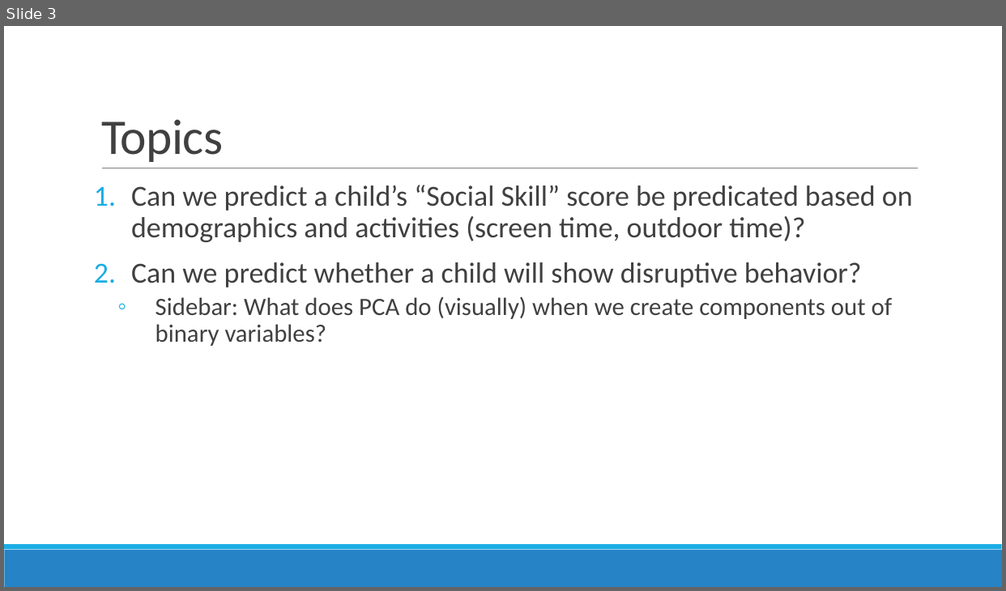
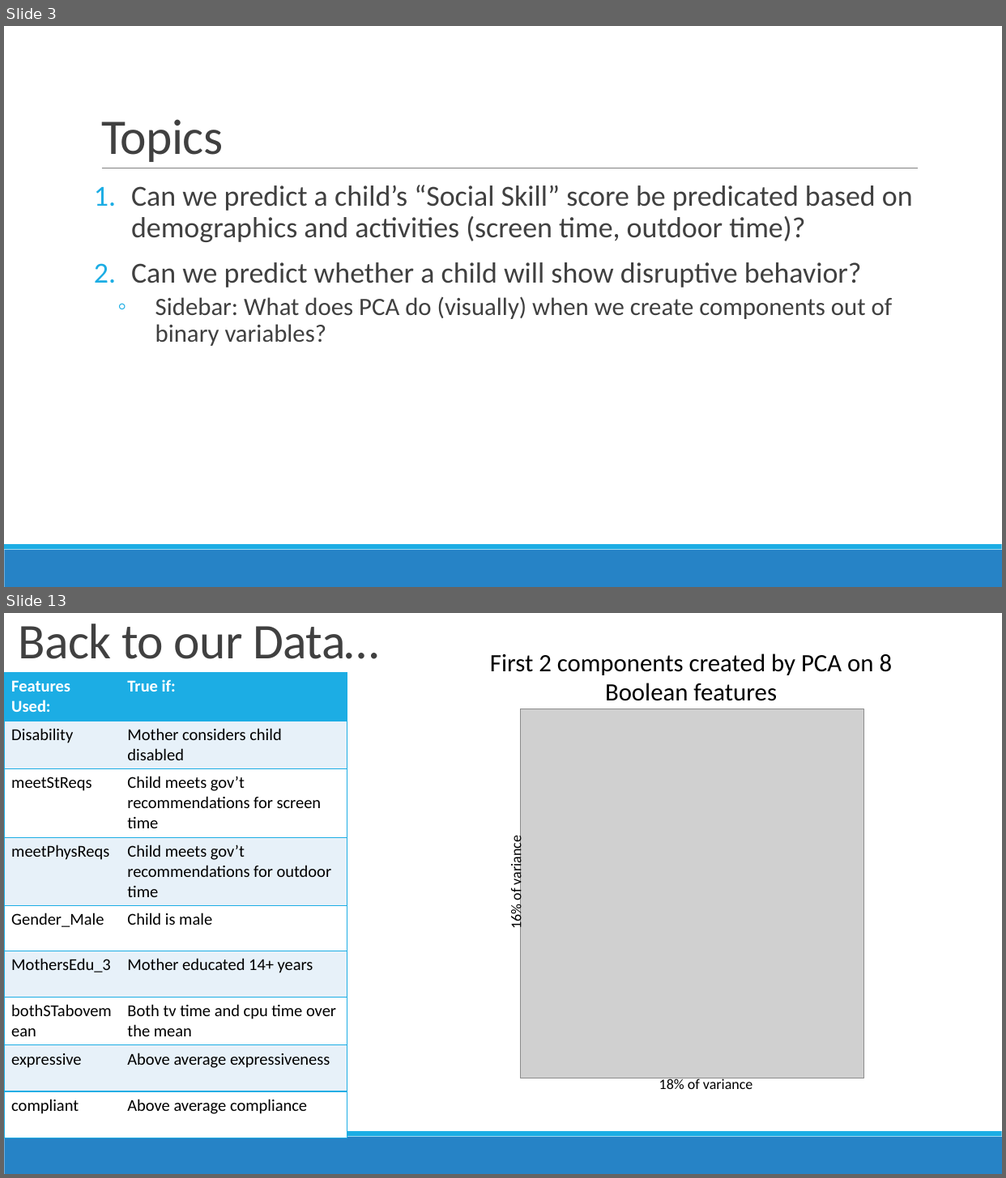
Before and after one commit to conditg/predicting-disruption, a slide deck: DisruptCapstone.pptx. Shown one above the other, each under a label of ours: slide 3 before the commit, slides 3 and 13 after it; the slides between them are not shown. The pictures are 1006x591 and 1006x1178 pixels, drawn with LibreOffice and Linux fonts; fonts in the diff are those of the drawing; grey boxes stand for pictures. Boxes give left, top, right and bottom in pixels: in the first picture for what was removed or moved away, otherwise in the second. Text is boxed around its words. In the diff, an @@ line names an element or a change of style, - is before the commit and + after.

```diff
--- a/DisruptCapstone.pptx
+++ b/DisruptCapstone.pptx
@@ slide 13 added at (x1=4, y1=613, x2=1002, y2=1174), background #FFFFFF; not listed: 2 template elements that a slide beside it also shows @@
@@ title added at (x1=19, y1=624, x2=379, y2=659), 48 pt, text #404040 @@
+Back to our Data…
@@ text added at (x1=490, y1=653, x2=893, y2=701), 24 pt, text #000000 @@
+First 2 components created by PCA on 8 Boolean features
@@ table added at (x1=4, y1=673, x2=347, y2=1134), 9 rows, 2 columns @@
+Features Used: | True if:
+Disability | Mother considers child disabled
+meetStReqs | Child meets gov’t recommendations for screen time
+meetPhysReqs | Child meets gov’t recommendations for outdoor time
+Gender_Male | Child is male
+MothersEdu_3 | Mother educated 14+ years
+bothSTabovemean | Both tv time and cpu time over the mean
+expressive | Above average expressiveness
+compliant | Above average compliance
@@ picture added at (x1=521, y1=709, x2=864, y2=1079) @@
@@ rectangle added at (x1=77, y1=749, x2=940, y2=761), fill #FFFFFF, outline #FFFFFF 1.25 pt @@
@@ text added at (x1=507, y1=840, x2=525, y2=928), 14 pt, text #000000 @@
+16% of variance
@@ text added at (x1=659, y1=1078, x2=752, y2=1089), 14 pt, text #000000 @@
+18% of variance
```
Also in this commit, not shown: 13 slides changed, 3 other slides added, 1 other file.
